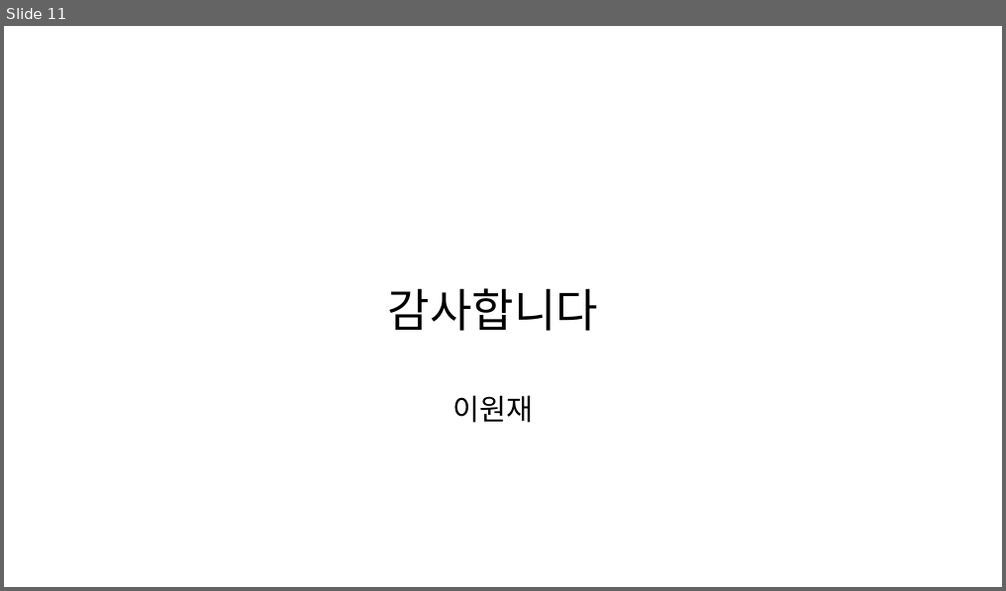
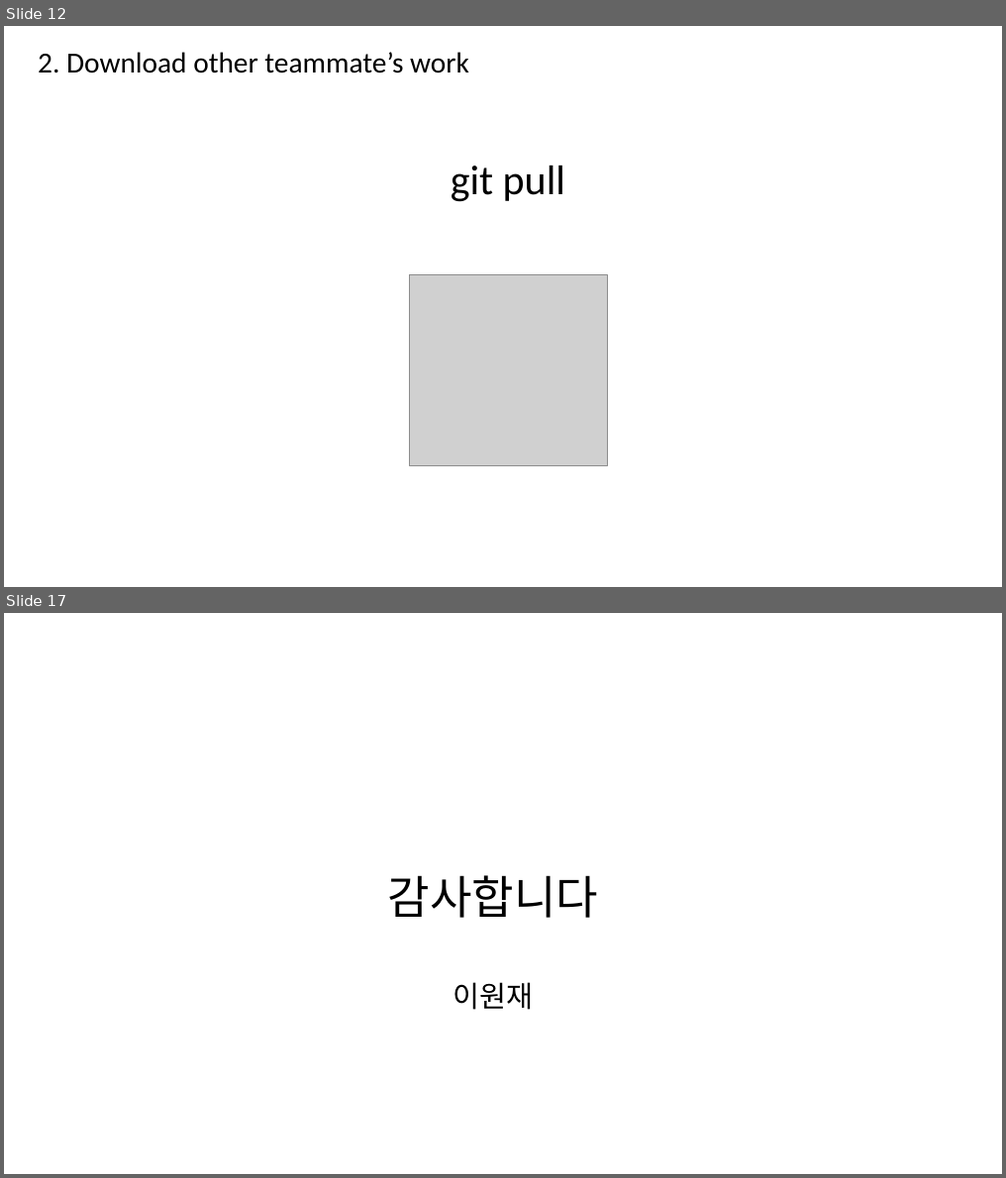
Before and after one commit to wonjaeL/how-to-use-git, a slide deck: ppt.pptx. Shown one above the other, each under a label of ours: slide 11 before the commit, slides 12 and 17 after it; the slides between them are not shown. The pictures are 1006x591 and 1006x1178 pixels, drawn with LibreOffice and Linux fonts; fonts in the diff are those of the drawing; grey boxes stand for pictures. Boxes give left, top, right and bottom in pixels: in the first picture for what was removed or moved away, otherwise in the second. Text is boxed around its words. In the diff, an @@ line names an element or a change of style, - is before the commit and + after.

```diff
--- a/ppt.pptx
+++ b/ppt.pptx
@@ slide 12 added at (4,26,1002,587), background #FFFFFF @@
@@ text added at (38,52,469,74), 28 pt, text #000000 @@
+2. Download other teammate’s work
@@ text added at (450,166,565,202), 40 pt, text #000000 @@
+git pull
@@ picture added at (410,275,608,466) @@
@@ what was slide 11 is now slide 17 @@
```
Also in this commit, not shown: 7 slides changed, 8 other slides added, 3 slides removed.
